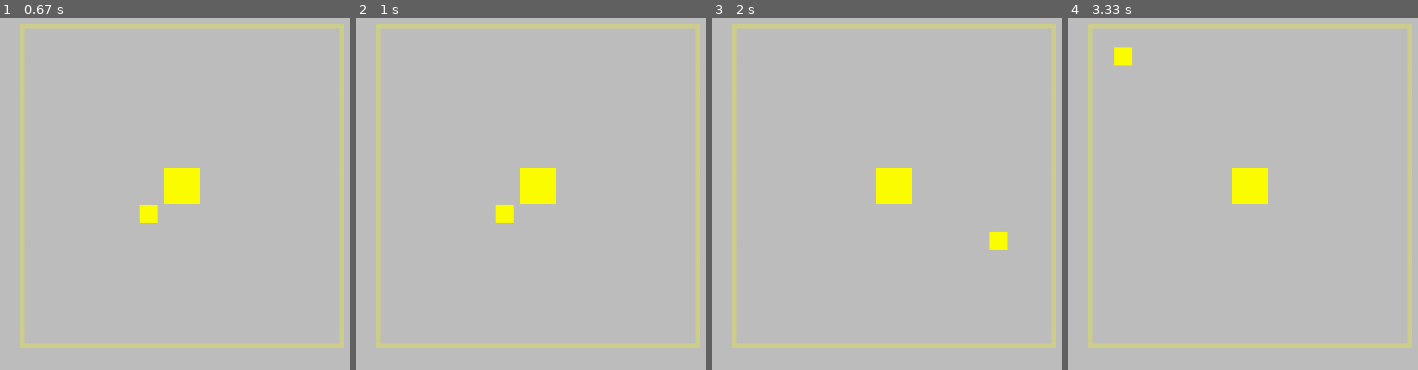
Above: before the commit, frames 1-4 (left to right).
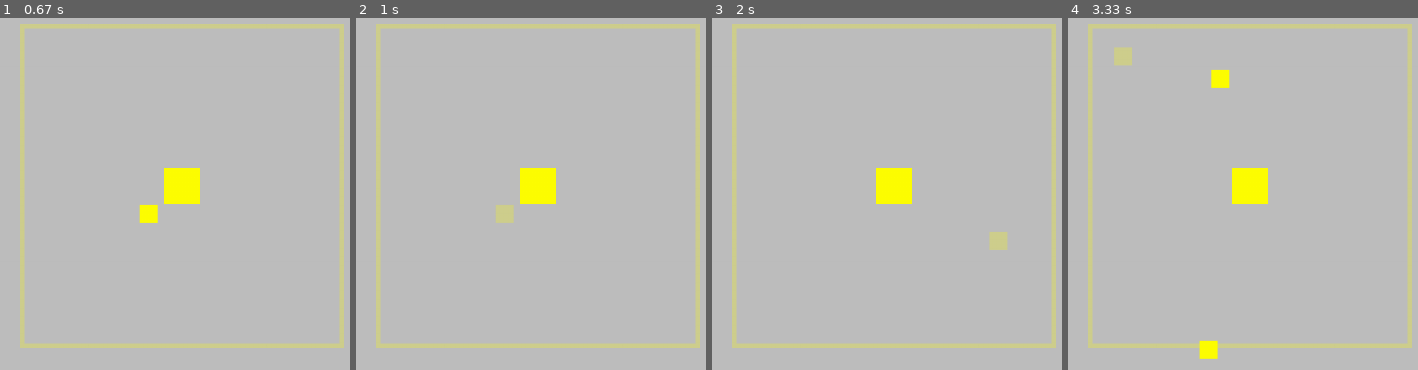
Above: after the commit, the same moments.

Repository: usufk222/pygameproject
Game: pygame game, started from pygameproject/yousufcode.py
Same seed, same stepped clock (60 frames per second), same inputs: the game is played once before the commit and once after it.
Inputs (mouse positions are in pixels of both pictures, inside the frame that each line leads up to):
- Up to frame 1 (0.67 s): click (147, 211) at 0.38 s
- Up to frame 2 (1 s): tap Space at 0.67 s
- Up to frame 3 (2 s): click (outside the picture) at 1.05 s; click (999, 239) at 1.38 s; tap Space at 1.73 s
- Up to frame 4 (3.33 s): tap Space at 2.03, 3.23 s; click (1208, 348) at 2.22 s; click (1218, 77) at 2.55 s; click (1124, 56) at 2.88 s

Frame 1 is identical in both runs. In frame 2, 0.3% of the frame differs, in the area x 39-46%, y 53-59%; in frame 3, 0.3%; in frame 4, 0.8%, in the area x 13-47%, y 8-97%.

Commit message:
Add files via upload

Diff:
--- a/pygameproject/yousufcode.py
+++ b/pygameproject/yousufcode.py
@@ -1,7 +1,5 @@
 import pygame
 from sys import exit
-
-from pygame.sprite import Group
 
 pygame.init()
 screen = pygame.display.set_mode((1000, 700))
@@ -12,7 +10,7 @@
     def __init__(self):
         super().__init__()
 
-        # Player PLaceholder
+        # Player Placeholder
         self.width = 40
         self.image = pygame.Surface((self.width, self.width), pygame.SRCALPHA)
         pygame.draw.rect(self.image, (255, 255, 0, 255), (0, 0, self.width, self.width))
@@ -30,10 +28,6 @@
         pygame.draw.rect(self.block_hover, (255, 255, 0, 64), self.block_hover.get_rect())
         self.block_hover_rect = self.block_hover.get_rect(center=(cursor))
 
-        # Placed block
-        self.block_placed = pygame.Surface((self.width//2, self.width//2), pygame.SRCALPHA)
-        pygame.draw.rect(self.block_placed, (255, 255, 0), self.block_placed.get_rect())
-        self.block_placed_rect = self.block_placed.get_rect(center=(cursor))
     def mouse_block(self):
         cursor = pygame.mouse.get_pos()
         return cursor
@@ -41,8 +35,19 @@
     def update(self):
         cursor = self.mouse_block()
         self.block_hover_rect.center = cursor
+
+class Block(pygame.sprite.Sprite):
+    def __init__(self, position):
+        super().__init__()
+        self.width = 40
+        # Placed block
+        self.block_placed = pygame.Surface((self.width//2, self.width//2), pygame.SRCALPHA)
+        pygame.draw.rect(self.block_placed, (255, 255, 0), self.block_placed.get_rect())
+        self.block_placed_rect = self.block_placed.get_rect(center=position)
+
 # Groups
 player = Player()
+blocks = []
 
 while True:
     for event in pygame.event.get():
@@ -52,16 +57,23 @@
         if event.type == pygame.MOUSEBUTTONDOWN:
             if player.block_hover_rect.colliderect(player.indicator_rect):
                 print("Block Placed")
-                player.block_placed_rect = player.block_hover_rect.copy()
-
+                # Create a new block with the current position of the block_hover_rect
+                new_block = Block(player.block_hover_rect.center)
+                blocks.append(new_block)
+        elif event.type == pygame.KEYDOWN:
+            if event.key == pygame.K_SPACE:
+                for block in blocks:
+                    if block.block_placed_rect.colliderect(player.block_hover_rect):
+                        print("Block Deleted")
+                        blocks.remove(block)
     screen.fill("Grey")
 
     screen.blit(player.image, player.rect.topleft)
     screen.blit(player.indicator, player.indicator_rect.topleft)
-    if player.block_hover_rect in player.indicator_rect:
+    if player.block_hover_rect.colliderect(player.indicator_rect):
         screen.blit(player.block_hover, player.block_hover_rect)
-    if player.block_placed_rect.colliderect(player.indicator_rect):
-        screen.blit(player.block_placed, player.block_placed_rect.topleft)
+    for block in blocks:
+        screen.blit(block.block_placed, block.block_placed_rect.topleft)
     player.update()
 
     pygame.display.update()
